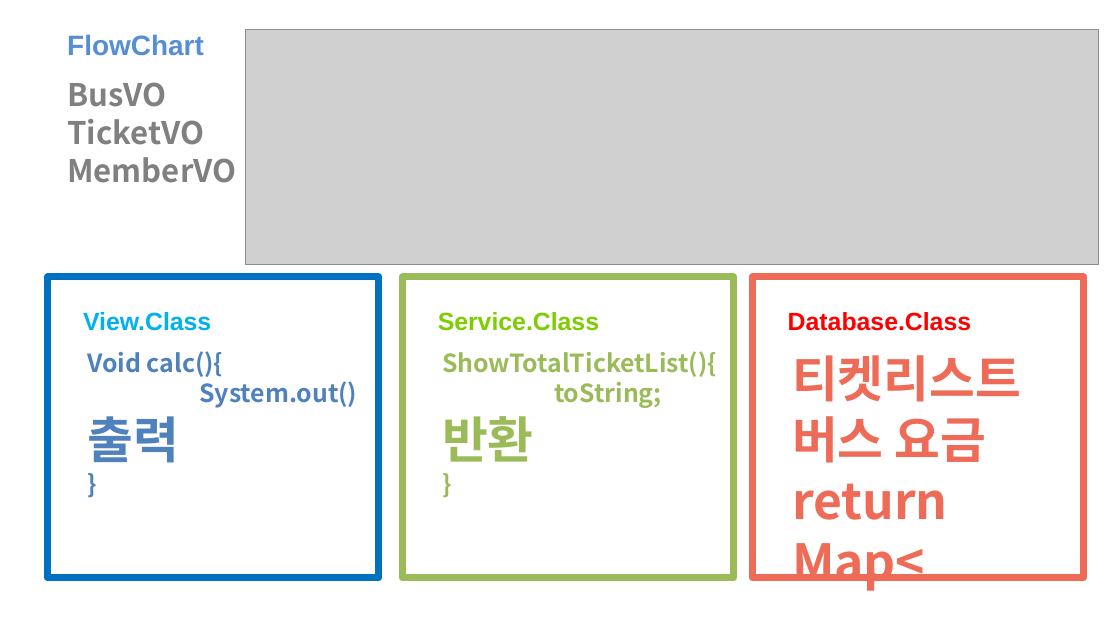
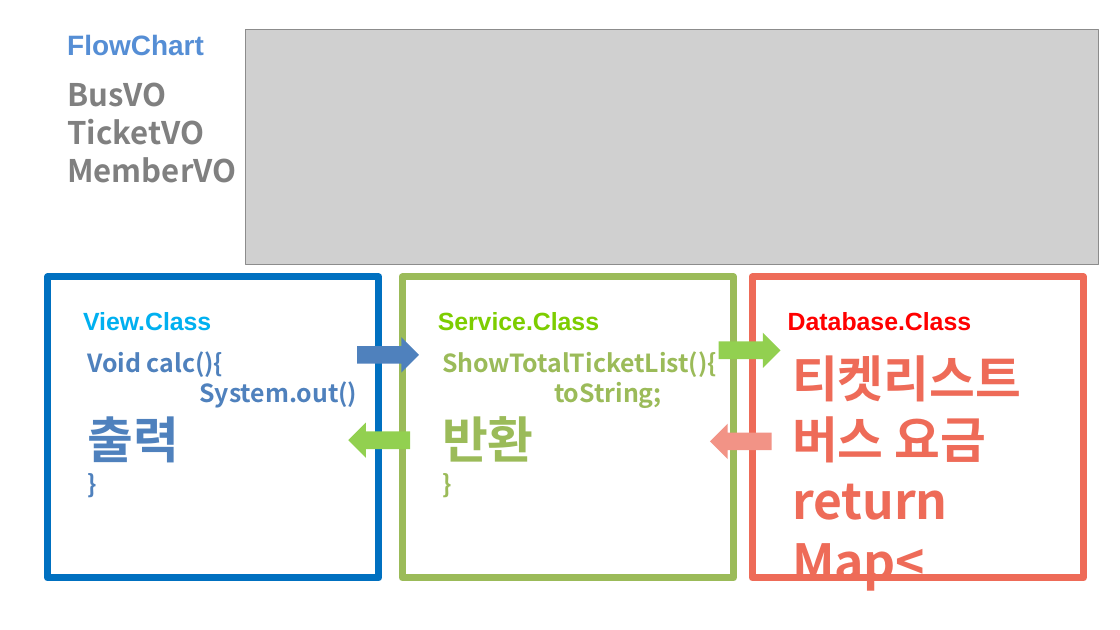
Before and after one commit to SwaKim/Tayo, a slide deck: slide 6 of Tayo Application.pptx. Drawn at 1120x630 pixels with LibreOffice and Linux fonts; fonts in the diff are those of the drawing; grey boxes stand for pictures. Boxes give left, top, right and bottom in pixels: in the first picture for what was removed or moved away, otherwise in the second. Text is boxed around its words. In the diff, an @@ line names an element or a change of style, - is before the commit and + after.

```diff
--- a/Tayo Application.pptx
+++ b/Tayo Application.pptx
@@ right arrow added at (357, 337, 419, 373), fill #4F81BD @@
@@ right arrow added at (719, 333, 781, 368), fill #92D050 @@
@@ right arrow added at (348, 422, 410, 458), fill #92D050 @@
@@ right arrow added at (710, 423, 772, 459), fill #F29386 @@
```
Also in this commit, not shown: 3 other slides changed, 4 other files.
